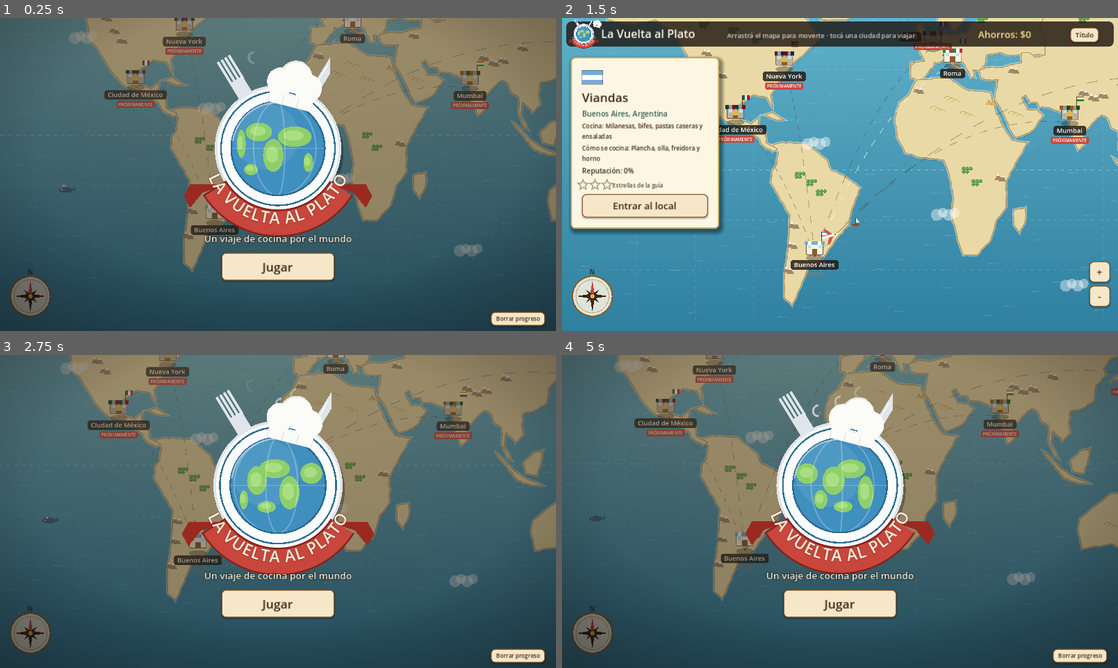
Above: before the commit, frames 1-4 (two rows, left to right).
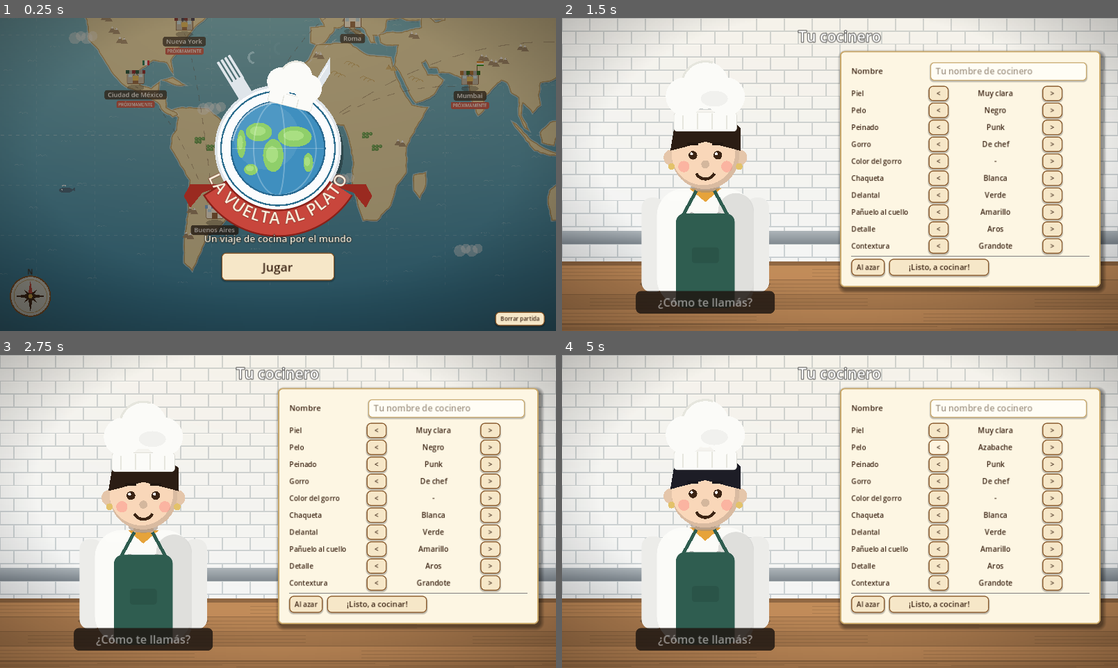
Above: after the commit, the same moments.

Repository: FrancoGaytan/la-vuelta-al-plato
Game: Godot game, scene res://main.tscn
The game is run twice, just before and just after one commit, with the same random seed, the same clock (stepped at 60 frames per second) and the same inputs. Sound files missing from this copy of the repository are replaced by a short silence.
Inputs (mouse positions are in pixels of both pictures, inside the frame that each line leads up to):
- Up to frame 1 (0.25 s): no input
- Up to frame 2 (1.5 s): click "Borrar progreso" (after the commit: "Borrar partida") at 0.5 s; click "Jugar" at 1.25 s
- Up to frame 3 (2.75 s): click (522, 370) at 2 s, where only the run before the commit has a clickable "Título"
- Up to frame 4 (5 s): click (940, 430) at 2.75 s, where only the run after the commit has a clickable "<"; click (1051, 430) at 3.5 s, where only the run after the commit has a clickable ">"; click (940, 448) at 4.25 s, where only the run after the commit has a clickable "<"

The runs differ from the first frame. In frame 1, 0.1% of the frame differs, in the area x 88-99%, y 93-99%; in frame 2, 92%; in frame 3, 95%; in frame 4, 95%, in the area x 0-100%, y 0-100%.

Commit message:
Perfiles y cocinero personalizable
Cada perfil tiene su nombre, su cocinero y su propia partida, guardados en el
dispositivo (hasta 4). Editor del cocinero: piel, pelo, peinado, gorro (de
chef, pañuelo o gorra) y su color, chaqueta, delantal, pañuelo al cuello,
detalle y contextura, con vista previa. Pantalla "¿Quién cocina hoy?" para
elegir, editar, crear o borrar (con confirmación). El cocinero aparece en el
título, al entrar al local y en el resumen del día (contento o preocupado
según la nota). La partida de antes pasa al primer perfil sin perder nada.

Co-Authored-By: Claude Opus 5.5 <noreply@anthropic.com>

Diff:
--- a/art.gd
+++ b/art.gd
@@ -1971,12 +1971,16 @@
 		# Volumen del torso: lado derecho en sombra y brillo en los hombros
 		rrect(ci, Rect2(pos.x + 10 * w * s, top + 4 * s, 28 * w * s, pos.y - top + 16 * s), Color(shirt.darkened(0.16), 0.7), 20 * s)
 		rrect(ci, Rect2(pos.x - 30 * w * s, top + 3 * s, 30 * w * s, 8 * s), Color(1, 1, 1, 0.12), 6 * s)
-		if style == 7:
+		if style == 7 or look.get("jacket", false):
+			# Chaqueta de cocinero cruzada, con dos filas de botones y pañuelo al cuello
+			var btn: Color = shirt.darkened(0.25) if shirt.v > 0.6 else shirt.lightened(0.35)
 			for k in 3:
 				for side in [-1, 1]:
-					ci.draw_circle(Vector2(pos.x + side * 12 * s, top + (24 + k * 18) * s), 3 * s, Color("c9c9c0"))
-			ci.draw_colored_polygon(PackedVector2Array([Vector2(pos.x - 14 * s, top), Vector2(pos.x + 14 * s, top),
-				Vector2(pos.x, top + 12 * s)]), Color("d9534a"))
+					ci.draw_circle(Vector2(pos.x + side * 12 * s, top + (24 + k * 18) * s), 3 * s, btn)
+			var scarf = look.get("scarf", Color("d9534a"))
+			if scarf != null:
+				ci.draw_colored_polygon(PackedVector2Array([Vector2(pos.x - 14 * s, top), Vector2(pos.x + 14 * s, top),
+					Vector2(pos.x, top + 12 * s)]), scarf)
 		else:
 			ci.draw_colored_polygon(PackedVector2Array([Vector2(pos.x - 11 * s, top), Vector2(pos.x + 11 * s, top),
 				Vector2(pos.x, top + 16 * s)]), skin.darkened(0.08))
@@ -1984,11 +1988,13 @@
 		ellipse(ci, hc + Vector2(0, 28) * s, Vector2(13, 5) * s, Color(skin.darkened(0.35), 0.6))   # sombra del mentón
 		if look.get("apron", false):
 			# Delantal con tiras al cuello y bolsillo
-			rrect(ci, Rect2(pos.x - 26 * s, top + 22 * s, 52 * s, pos.y - top), Color("f4efe2"), 8 * s)
-			ci.draw_line(Vector2(pos.x - 20 * s, top + 24 * s), Vector2(pos.x - 8 * s, top + 2 * s), Color("f4efe2"), 3 * s)
-			ci.draw_line(Vector2(pos.x + 20 * s, top + 24 * s), Vector2(pos.x + 8 * s, top + 2 * s), Color("f4efe2"), 3 * s)
-			rrect(ci, Rect2(pos.x - 12 * s, top + 52 * s, 24 * s, 14 * s), Color("e3dccb"), 3 * s)
-			rrect(ci, Rect2(pos.x + 14 * s, top + 8 * s, 18 * s, 7 * s), Color("d9a520"), 2 * s)   # identificación
+			var ap: Color = look.get("apron_color", Color("f4efe2"))
+			rrect(ci, Rect2(pos.x - 26 * s, top + 22 * s, 52 * s, pos.y - top), ap, 8 * s)
+			ci.draw_line(Vector2(pos.x - 20 * s, top + 24 * s), Vector2(pos.x - 8 * s, top + 2 * s), ap, 3 * s)
+			ci.draw_line(Vector2(pos.x + 20 * s, top + 24 * s), Vector2(pos.x + 8 * s, top + 2 * s), ap, 3 * s)
+			rrect(ci, Rect2(pos.x - 12 * s, top + 52 * s, 24 * s, 14 * s), ap.darkened(0.1), 3 * s)
+			if not look.get("jacket", false):
+				rrect(ci, Rect2(pos.x + 14 * s, top + 8 * s, 18 * s, 7 * s), Color("d9a520"), 2 * s)   # identificación
 		if look.get("notepad", false):
 			_draw_notepad(ci, pos, top, s, time, look.get("writing", false))
 
@@ -2143,3 +2149,44 @@
 			ci.draw_circle(hc + Vector2(17, -50) * s, 17 * s, hat)
 			ci.draw_circle(hc + Vector2(0, -60) * s, 20 * s, hat)
 			ci.draw_arc(hc + Vector2(0, -60) * s, 20 * s, PI * 1.1, PI * 1.6, 10, Color("e6e6de"), 2.0 * s)
+	_draw_headwear(ci, look, hc, s)
+
+
+## Gorro del cocinero del jugador (va encima del peinado): de chef, pañuelo atado o gorra
+static func _draw_headwear(ci: CanvasItem, look: Dictionary, hc: Vector2, s: float) -> void:
+	var col: Color = look.get("cap", Color.WHITE)
+	match String(look.get("hat", "")):
+		"toque":
+			var hat := Color("fbfbf8")
+			rrect(ci, Rect2(hc + Vector2(-28, -38) * s, Vector2(56, 17) * s), hat, 3 * s, Color("d8d8d0"), 1)
+			for k in 4:
+				ci.draw_line(hc + Vector2(-20 + k * 13, -37) * s, hc + Vector2(-20 + k * 13, -23) * s, Color("e6e6de"), 1.5 * s)
+			ci.draw_circle(hc + Vector2(-18, -52) * s, 17 * s, hat)
+			ci.draw_circle(hc + Vector2(18, -52) * s, 17 * s, hat)
+			ci.draw_circle(hc + Vector2(0, -62) * s, 21 * s, hat)
+			ci.draw_arc(hc + Vector2(0, -62) * s, 21 * s, PI * 1.1, PI * 1.6, 10, Color("e6e6de"), 2.0 * s)
+			ellipse(ci, hc + Vector2(8, -50) * s, Vector2(12, 7) * s, Color(0, 0, 0, 0.04))
+		"bandana":
+			# Pañuelo atado: cubre la parte de arriba de la cabeza, con el nudo y las puntas al costado
+			var pts := PackedVector2Array()
+			for k in 15:
+				var a := PI + PI * k / 14.0
+				pts.append(hc + Vector2(cos(a) * 33.5, sin(a) * 31.0 - 3.0) * s)
+			pts.append(hc + Vector2(30, -8) * s)
+			pts.append(hc + Vector2(-30, -8) * s)
+			ci.draw_colored_polygon(pts, col)
+			rrect(ci, Rect2(hc + Vector2(-33, -13) * s, Vector2(66, 7) * s), col.darkened(0.15), 3 * s)
+			for d in [Vector2(-14, -22), Vector2(0, -27), Vector2(14, -22), Vector2(-6, -16), Vector2(8, -16)]:
+				ci.draw_circle(hc + d * s, 2.2 * s, Color(1, 1, 1, 0.55))
+			ci.draw_circle(hc + Vector2(33, -8) * s, 5 * s, col.darkened(0.2))
+			ci.draw_colored_polygon(PackedVector2Array([hc + Vector2(34, -8) * s, hc + Vector2(48, 2) * s, hc + Vector2(40, 8) * s]), col.darkened(0.1))
+			ci.draw_colored_polygon(PackedVector2Array([hc + Vector2(34, -6) * s, hc + Vector2(44, 12) * s, hc + Vector2(35, 13) * s]), col)
+		"gorra":
+			var pts := PackedVector2Array()
+			for k in 15:
+				var a := PI + PI * k / 14.0
+				pts.append(hc + Vector2(cos(a), sin(a) * 0.9) * 33 * s + Vector2(0, -4) * s)
+			ci.draw_colored_polygon(pts, col)
+			rrect(ci, Rect2(hc + Vector2(-6, -9) * s, Vector2(46, 8) * s), col.darkened(0.2), 4 * s)
+			ci.draw_circle(hc + Vector2(0, -33) * s, 3.5 * s, col.darkened(0.25))
+			ellipse(ci, hc + Vector2(-8, -24) * s, Vector2(10, 4) * s, Color(1, 1, 1, 0.2))
--- a/main.gd
+++ b/main.gd
@@ -179,6 +179,8 @@
 func _ready() -> void:
 	rng.randomize()
 	theme = _make_theme()
+	if save_path == SAVE_PATH:
+		_load_profiles()      # las pruebas automáticas usan su propio archivo y no tocan los perfiles
 	_load_progress()
 	_build_ui()
 	_setup_music()
@@ -1038,11 +1040,11 @@
 	var light := func(ci, _t): Art.draw_lighting(ci, Rect2(0, 0, 1280, 720))
 	_painter(Rect2(0, 0, 1280, 720), light, false, bg)
 	var chef := CustomerView.new()
-	chef.look = Art.chef_look()
+	chef.look = _player_look()
 	chef.scale_factor = 2.3
 	chef.position = Vector2(60, 40)
 	chef.size = Vector2(380, 450)
-	chef.bubble = "¡Bienvenido a la cocina!"
+	chef.bubble = "¡A cocinar, %s!" % _player_name() if _player_name() != "" else "¡Bienvenido a la cocina!"
 	bg.add_child(chef)
 
 	var card := _paper_card(Vector2(560, 0))
@@ -1115,12 +1117,30 @@
 	sub.size = Vector2(1280, 30)
 	sub.horizontal_alignment = HORIZONTAL_ALIGNMENT_CENTER
 	bg.add_child(sub)
-	var play := _button("Jugar", _show_map, 28)
+	var play := _button("Jugar", _on_play, 28)
 	play.custom_minimum_size = Vector2(260, 64)
 	play.position = Vector2(510, 540)
 	bg.add_child(play)
-	var reset := _button("Borrar progreso", _reset_progress, 13)
-	reset.position = Vector2(1130, 676)
+	# Quién está jugando: su cocinero y el botón para cambiar de perfil
+	if not profile.is_empty() and not profile.get("nuevo", false):
+		var look := _player_look()
+		var nm := _player_name()
+		var who := func(ci, t):
+			Art.rrect(ci, Rect2(470, 622, 340, 60), Color(0.12, 0.09, 0.07, 0.8), 14)
+			Art.draw_character(ci, look, Vector2(512, 672), 0.62, 0, t, true)
+			Art.text(ci, Vector2(552, 647), "Cocinero", 13, Color(1, 1, 1, 0.6))
+			Art.text(ci, Vector2(552, 670), nm, 20, Color.WHITE)
+		_painter(Rect2(0, 0, 1280, 720), who, true, bg)
+		var change := _button("Cambiar", _show_profiles, 14)
+		change.position = Vector2(712, 636)
+		bg.add_child(change)
+	elif profiles.size() > 1:
+		var change := _button("Elegir cocinero", _show_profiles, 14)
+		change.position = Vector2(570, 636)
+		bg.add_child(change)
+	var reset := _button("Borrar partida", _reset_progress, 13)
+	reset.position = Vector2(1140, 676)
+	reset.tooltip_text = "Borra la partida del cocinero que está jugando"
 	bg.add_child(reset)
 
 
@@ -1454,9 +1474,15 @@
 	box.add_child(_label("¡Cerró el local!", 40, COL_INK))
 	box.add_child(_label(level["name"], 20, COL_INK))
 	var n_stars := _stars(avg)
+	# Tu cocinero, contento o preocupado según cómo salió el día, y las estrellas al lado
+	var look := _player_look()
+	var mood := 0 if avg >= 75.0 else (1 if avg >= Data.PASS_SCORE else 2)
 	var stars_pic := Painter.new()
-	stars_pic.custom_minimum_size = Vector2(200, 52)
-	stars_pic.fn = func(ci, _t): Art.stars(ci, Vector2(60, 26), 20, n_stars)
+	stars_pic.custom_minimum_size = Vector2(320, 104)
+	stars_pic.animate = true
+	stars_pic.fn = func(ci, t):
+		Art.draw_character(ci, look, Vector2(70, 102), 0.95, mood, t, true)
+		Art.stars(ci, Vector2(190, 56), 20, n_stars)
 	box.add_child(stars_pic)
 	box.add_child(_label("Platos servidos: %d" % served + ("   ·   Se fueron sin comer: %d" % lost if lost > 0 else ""), 20, COL_INK))
 	box.add_child(_label("Calificación promedio: %d%%" % int(avg), 20, COL_INK))
@@ -3667,3 +3693,433 @@
 	o["wine_fill"] = fill
 	o["plate_drink"] = "Vino tinto"
 	wine_slosh = minf(1.0, wine_slosh + delta * 2.5 * flow)
+
+
+# =====================================================================
+# Perfiles: cada uno con su nombre, su cocinero y su propia partida
+# =====================================================================
+
+var profiles_path := "user://perfiles.cfg"   # las pruebas usan otro archivo
+var profile_prefix := "user://progreso_"     # archivo de partida de cada perfil nuevo (las pruebas usan otro)
+const MAX_PROFILES := 4
+## Opciones del cocinero: [clave, título, [[nombre, valor], ...]]
+const COOK_OPTIONS := [
+	["piel", "Piel", [["Muy clara", 0], ["Clara", 1], ["Trigueña", 2], ["Morena", 3], ["Oscura", 4], ["Muy oscura", 5]]],
+	["pelo", "Pelo", [["Negro", 0], ["Castaño oscuro", 1], ["Castaño", 2], ["Rubio oscuro", 3], ["Rubio", 4],
+		["Canoso", 5], ["Colorado", 6], ["Azabache", 7]]],
+	["peinado", "Peinado", [["Corto", 0], ["Largo", 1], ["Rulos", 2], ["Rodete", 3], ["Pelado", 4], ["Punk", 6]]],
+	["gorro", "Gorro", [["De chef", "toque"], ["Pañuelo", "bandana"], ["Gorra", "gorra"], ["Sin gorro", ""]]],
+	["gorro_color", "Color del gorro", [["Blanco", Color("f4f1ea")], ["Rojo", Color("c8463c")], ["Azul", Color("3d6fb0")],
+		["Verde", Color("3f8f5a")], ["Negro", Color("2b2b30")], ["Amarillo", Color("e6b83a")]]],
+	["chaqueta", "Chaqueta", [["Blanca", Color("fbfbf8")], ["Negra", Color("2b2b30")], ["Gris", Color("6b737b")],
+		["Azul", Color("2f4f7a")], ["Bordó", Color("7a1f2b")]]],
+	["delantal", "Delantal", [["Crema", Color("f4efe2")], ["Bordó", Color("7a1426")], ["Verde", Color("2f5d50")],
+		["Azul", Color("2f4f7a")], ["Negro", Color("2b2b30")], ["Sin delantal", null]]],
+	["panuelo", "Pañuelo al cuello", [["Rojo", Color("d9534a")], ["Azul", Color("3d7ab8")], ["Verde", Color("4caf6a")],
+		["Amarillo", Color("e6a33a")], ["Negro", Color("2b2b30")], ["Sin pañuelo", null]]],
+	["detalle", "Detalle", [["Nada", 0], ["Anteojos", 1], ["Bigote", 2], ["Aros", 3], ["Pecas", 4]]],
+	["cuerpo", "Contextura", [["Flaco", 0.9], ["Normal", 1.0], ["Grandote", 1.13]]],
+]
+
+var profiles: Array = []          # [{id, name, cook: {clave: índice}, file, nuevo?}]
+var profile := {}                 # el perfil que está jugando
+var edit_cook := {}               # el cocinero que se está armando en el editor
+var edit_new := false
+var edit_name_field: LineEdit = null
+var edit_value_labels := {}
+var delete_armed := ""            # id del perfil que se está por borrar (segundo toque)
+
+
+func _default_cook() -> Dictionary:
+	return {"piel": 1, "pelo": 1, "peinado": 0, "gorro": 0, "gorro_color": 0, "chaqueta": 0, "delantal": 1,
+		"panuelo": 0, "detalle": 0, "cuerpo": 1}
+
+
+func _random_cook() -> Dictionary:
+	var c := {}
+	for opt in COOK_OPTIONS:
+		c[opt[0]] = rng.randi() % opt[2].size()
+	return c
+
+
+func _cook_value(cook: Dictionary, key: String) -> Variant:
+	for opt in COOK_OPTIONS:
+		if opt[0] == key:
+			var idx: int = clampi(cook.get(key, 0), 0, opt[2].size() - 1)
+			return opt[2][idx][1]
+	return null
+
+
+## Arma el "look" para dibujar al cocinero a partir de lo elegido
+func _cook_look(cook: Dictionary) -> Dictionary:
+	var hat: String = _cook_value(cook, "gorro")
+	var apron = _cook_value(cook, "delantal")
+	var look := {
+		"skin": Art.SKINS[_cook_value(cook, "piel")],
+		"hair": Art.HAIRS[_cook_value(cook, "pelo")],
+		"style": _cook_value(cook, "peinado"),
+		"shirt": _cook_value(cook, "chaqueta"),
+		"cap": _cook_value(cook, "gorro_color"),
+		"hat": hat,
+		"acc": _cook_value(cook, "detalle"),
+		"w": _cook_value(cook, "cuerpo"),
+		"seed": 7,
+		"jacket": true,
+		"scarf": _cook_value(cook, "panuelo"),
+		"apron": apron != null,
+	}
+	if apron != null:
+		look["apron_color"] = apron
+	return look
+
+
+## El cocinero del perfil que está jugando (o el chef de siempre si no hay perfil)
+func _player_look() -> Dictionary:
+	if profile.is_empty():
+		return Art.chef_look()
+	return _cook_look(profile.get("cook", _default_cook()))
+
+
+func _player_name() -> String:
+	return profile.get("name", "") if not profile.is_empty() else ""
+
+
+func _load_profiles() -> void:
+	var cfg := ConfigFile.new()
+	if cfg.load(profiles_path) == OK:
+		profiles = cfg.get_value("perfiles", "lista", [])
+		var cur: String = cfg.get_value("perfiles", "actual", "")
+		for p in profiles:
+			if p["id"] == cur:
+				profile = p
+		if profile.is_empty() and not profiles.is_empty():
+			profile = profiles[0]
+	elif FileAccess.file_exists(SAVE_PATH) or FileAccess.file_exists(OS.get_data_dir().path_join("Godot/app_userdata/Viandas/progreso.cfg")):
+		# Ya había una partida de antes de los perfiles: pasa a ser el primer perfil (falta ponerle nombre y cocinero)
+		profile = {"id": "p1", "name": "", "cook": _default_cook(), "file": SAVE_PATH, "nuevo": true}
+		profiles = [profile]
+		_save_profiles()
+	if not profile.is_empty():
+		save_path = profile["file"]
+
+
+func _save_profiles() -> void:
+	if save_path != SAVE_PATH and profile.is_empty() and profiles_path == "user://perfiles.cfg":
+		return      # pruebas automáticas: no tocar los perfiles de verdad
+	var cfg := ConfigFile.new()
+	cfg.set_value("perfiles", "lista", profiles)
+	cfg.set_value("perfiles", "actual", profile.get("id", ""))
+	cfg.save(profiles_path)
+
+
+## Vuelve todo al estado de una partida nueva (sin guardar)
+func _reset_state() -> void:
+	savings = 0
+	owned = []
+	country_progress = {}
+	owned_countries = ["argentina"]
+	current_country = "argentina"
+	_use_country(current_country)
+
+
+func _switch_profile(p: Dictionary) -> void:
+	if not profile.is_empty() and profile["id"] == p["id"]:
+		return
+	if not profile.is_empty():
+		_save_progress()
+	profile = p
+	save_path = p["file"]
+	_reset_state()
+	_load_progress()
+	_save_profiles()
+	_update_music_button()
+	if music != null:
+		if music_on and not music.playing:
+			music.play()
+		elif not music_on:
+			music.stop()
+
+
+## Lo que dice la tarjeta de un perfil: ahorros y locales (se lee su archivo de partida)
+func _profile_summary(p: Dictionary) -> String:
+	var cfg := ConfigFile.new()
+	if cfg.load(p["file"]) != OK:
+		return "Partida nueva"
+	var sv: int = cfg.get_value("progreso", "ahorros", 0)
+	var locs: Array = cfg.get_value("paises", "locales", ["argentina"])
+	var days := 0
+	var prog: Dictionary = cfg.get_value("paises", "progreso", {})
+	for c in prog:
+		days += prog[c].get("mejores", {}).size()
+	return "Ahorros $%d\n%d %s · %d %s jugados" % [sv, locs.size(), "local" if locs.size() == 1 else "locales",
+		days, "día" if days == 1 else "días"]
+
+
+## "Jugar" del título: si todavía no hay cocinero, primero se arma
+func _on_play() -> void:
+	if profile.is_empty():
+		_show_cook_editor(true)
+	elif profile.get("nuevo", false):
+		_show_cook_editor(false)
+	else:
+		_show_map()
+
+
+## Fondo de las pantallas de perfil: la cocina con luz cálida
+func _profile_bg(title: String) -> Control:
+	_stop_everything()
+	var bg := Control.new()
+	bg.set_anchors_and_offsets_preset(Control.PRESET_FULL_RECT)
+	add_child(bg)
+	overlay = bg
+	var draw_bg := func(ci, _t):
+		Art.draw_kitchen_wall(ci, Rect2(0, 0, 1280, 520))
+		Art.draw_wood_counter(ci, Rect2(0, 520, 1280, 200))
+		Art.draw_lighting(ci, Rect2(0, 0, 1280, 720))
+	var p := _painter(Rect2(0, 0, 1280, 720), draw_bg, false, bg)
+	p.mouse_filter = Control.MOUSE_FILTER_STOP
+	var t := _label(title, 34, Color.WHITE, 6)
+	t.position = Vector2(0, 18)
+	t.size = Vector2(1280, 50)
+	t.horizontal_alignment = HORIZONTAL_ALIGNMENT_CENTER
+	bg.add_child(t)
+	return bg
+
+
+# --- Editor del cocinero ---
+
+func _show_cook_editor(is_new: bool) -> void:
+	edit_new = is_new
+	edit_cook = _random_cook() if is_new else profile.get("cook", _default_cook()).duplicate()
+	if is_new:
+		edit_cook["gorro"] = 0       # de entrada, con gorro de chef
+	delete_armed = ""
+	var bg := _profile_bg("Nuevo cocinero" if is_new and not profiles.is_empty() else "Tu cocinero")
+	# Izquierda: el cocinero grande, con el nombre abajo
+	var preview := func(ci, t):
+		var look := _cook_look(edit_cook)
+		Art.ellipse(ci, Vector2(330, 612), Vector2(150, 18), Color(0, 0, 0, 0.25))
+		Art.draw_character(ci, look, Vector2(330, 610), 2.6, 0, t, false, sin(t * 2.0) * 1.5)
+		var nm := ""
+		if edit_name_field != null and is_instance_valid(edit_name_field):
+			nm = edit_name_field.text.strip_edges()
+		Art.rrect(ci, Rect2(170, 628, 320, 52), Color(0.12, 0.09, 0.07, 0.85), 12)
+		Art.text(ci, Vector2(170, 664), nm if nm != "" else "¿Cómo te llamás?", 26,
+			Color.WHITE if nm != "" else Color(1, 1, 1, 0.5), HORIZONTAL_ALIGNMENT_CENTER, 320)
+	_painter(Rect2(0, 0, 1280, 720), preview, true, bg)
+	# Derecha: el nombre y las opciones
+	var card := _paper_card(Vector2(600, 0))
+	card.position = Vector2(640, 76)
+	bg.add_child(card)
+	var col := VBoxContainer.new()
+	col.add_theme_constant_override("separation", 4)
+	card.add_child(col)
+	var name_row := HBoxContainer.new()
+	name_row.add_theme_constant_override("separation", 12)
+	col.add_child(name_row)
+	var nl := _label("Nombre", 18, COL_INK)
+	nl.custom_minimum_size = Vector2(170, 0)
+	name_row.add_child(nl)
+	edit_name_field = LineEdit.new()
+	edit_name_field.text = "" if is_new else String(profile.get("name", ""))
+	edit_name_field.placeholder_text = "Tu nombre de cocinero"
+	edit_name_field.max_length = 16
+	edit_name_field.custom_minimum_size = Vector2(360, 42)
+	edit_name_field.add_theme_font_size_override("font_size", 20)
+	var le_sb := _sb(Color("fffdf5"), Color("c9a86a"), 8, 2)
+	edit_name_field.add_theme_stylebox_override("normal", le_sb)
+	edit_name_field.add_theme_stylebox_override("focus", _sb(Color("ffffff"), Color("d9a520"), 8, 3))
+	edit_name_field.add_theme_color_override("font_color", COL_INK)
+	edit_name_field.add_theme_color_override("caret_color", COL_INK)
+	edit_name_field.add_theme_color_override("font_placeholder_color", Color(0.4, 0.33, 0.25, 0.6))
+	name_row.add_child(edit_name_field)
+	col.add_child(HSeparator.new())
+	edit_value_labels = {}
+	for opt in COOK_OPTIONS:
+		var key: String = opt[0]
+		var row := HBoxContainer.new()
+		row.add_theme_constant_override("separation", 8)
+		col.add_child(row)
+		var l := _label(opt[1], 16, COL_INK)
+		l.custom_minimum_size = Vector2(170, 0)
+		row.add_child(l)
+		var prev := _button("<", _cook_step.bind(key, -1), 16)
+		prev.custom_minimum_size = Vector2(46, 34)
+		row.add_child(prev)
+		var v := _label("", 17, COL_INK)
+		v.custom_minimum_size = Vector2(200, 0)
+		v.horizontal_alignment = HORIZONTAL_ALIGNMENT_CENTER
+		row.add_child(v)
+		edit_value_labels[key] = v
+		var nxt := _button(">", _cook_step.bind(key, 1), 16)
+		nxt.custom_minimum_size = Vector2(46, 34)
+		row.add_child(nxt)
+	_refresh_cook_labels()
+	col.add_child(HSeparator.new())
+	var btns := HBoxContainer.new()
+	btns.add_theme_constant_override("separation", 10)
+	col.add_child(btns)
+	btns.add_child(_button("Al azar", _cook_randomize, 16))
+	var first_time: bool = (is_new and profiles.is_empty()) or (not is_new and profile.get("nuevo", false))
+	if not first_time:
+		btns.add_child(_button("Cancelar", _show_profiles, 16))
+	var ok := _button("¡Listo, a cocinar!", _save_cook, 18)
+	ok.custom_minimum_size = Vector2(230, 0)
+	btns.add_child(ok)
+	if not is_new and profile.get("nuevo", false):
+		var note := _label("Tu partida de antes sigue intacta: ponele nombre y armá tu cocinero.", 14, Color.WHITE, 4)
+		note.position = Vector2(660, 684)
+		bg.add_child(note)
+
+
+func _cook_step(key: String, d: int) -> void:
+	for opt in COOK_OPTIONS:
+		if opt[0] == key:
+			var n: int = opt[2].size()
+			edit_cook[key] = (int(edit_cook.get(key, 0)) + d + n) % n
+	_refresh_cook_labels()
+
+
+func _cook_randomize() -> void:
+	edit_cook = _random_cook()
+	_refresh_cook_labels()
+
+
+func _refresh_cook_labels() -> void:
+	for opt in COOK_OPTIONS:
+		var key: String = opt[0]
+		if edit_value_labels.has(key) and is_instance_valid(edit_value_labels[key]):
+			var idx: int = clampi(edit_cook.get(key, 0), 0, opt[2].size() - 1)
+			var txt: String = opt[2][idx][0]
+			# El color del gorro no se usa con el gorro de chef (siempre es blanco) ni sin gorro
+			if key == "gorro_color" and String(_cook_value(edit_cook, "gorro")) in ["toque", ""]:
+				txt = "-"
+			edit_value_labels[key].text = txt
+
+
+func _save_cook() -> void:
+	var nm := ""
+	if edit_name_field != null and is_instance_valid(edit_name_field):
+		nm = edit_name_field.text.strip_edges()
+	if nm == "":
+		_toast_name_needed()
+		return
+	if edit_new:
+		if not profile.is_empty():
+			_save_progress()
+		var n := 1
+		var ids: Array = profiles.map(func(pr): return pr["id"])
+		while ("p%d" % n) in ids:
+			n += 1
+		var id := "p%d" % n
+		var p := {"id": id, "name": nm, "cook": edit_cook.duplicate(), "file": profile_prefix + id + ".cfg"}
+		profiles.append(p)
+		profile = p
+		save_path = p["file"]
+		_reset_state()
+		_save_progress()
+	else:
+		profile["name"] = nm
+		profile["cook"] = edit_cook.duplicate()
+		profile.erase("nuevo")
+	_save_profiles()
+	_show_map()
+
+
+func _toast_name_needed() -> void:
+	if edit_name_field != null and is_instance_valid(edit_name_field):
+		edit_name_field.placeholder_text = "¡Poné tu nombre!"
+		edit_name_field.grab_focus()
+
+
+# --- Elegir perfil ---
+
+func _show_profiles() -> void:
+	var bg := _profile_bg("¿Quién cocina hoy?")
+	var n := profiles.size()
+	var cw := 260.0
+	var cards := n + (1 if n < MAX_PROFILES else 0)
+	var total := cw * cards + 24.0 * maxi(cards - 1, 0)
+	var x := 640.0 - total / 2.0
+	for p in profiles:
+		var pp: Dictionary = p
+		var cur: bool = pp["id"] == profile.get("id", "")
+		var look := _cook_look(pp.get("cook", _default_cook()))
+		var nm: String = pp["name"] if pp["name"] != "" else "Sin nombre"
+		var summary := _profile_summary(pp)
+		var cx := x
+		var draw_card := func(ci, t):
+			Art.rrect(ci, Rect2(cx + 4, 108, cw, 470), Color(0, 0, 0, 0.3), 14)
+			Art.rrect(ci, Rect2(cx, 104, cw, 470), COL_PAPER, 14, Color("e0b44a") if cur else Color("c9a86a"), 4 if cur else 2)
+			Art.draw_character(ci, look, Vector2(cx + cw / 2.0, 352), 1.22, 0, t)
+			Art.rrect(ci, Rect2(cx, 380, cw, 120), COL_PAPER, 10)
+			Art.text(ci, Vector2(cx, 418), nm, 26, COL_INK, HORIZONTAL_ALIGNMENT_CENTER, cw)
+			var lines := summary.split("\n")
+			for k in lines.size():
+				Art.text(ci, Vector2(cx, 450 + k * 22), lines[k], 15, Color(0.35, 0.28, 0.2), HORIZONTAL_ALIGNMENT_CENTER, cw)
+			if cur:
+				Art.rrect(ci, Rect2(cx + cw / 2.0 - 70, 92, 140, 24), Color("e0b44a"), 12)
+				Art.text(ci, Vector2(cx, 109), "ÚLTIMO EN JUGAR", 12, Color("4a3410"), HORIZONTAL_ALIGNMENT_CENTER, cw)
+		_painter(Rect2(0, 0, 1280, 720), draw_card, true, bg)
+		var play := _button("Jugar", _pick_profile.bind(pp, "jugar"), 18)
+		play.position = Vector2(cx + 20, 506)
+		play.custom_minimum_size = Vector2(cw - 40, 0)
+		bg.add_child(play)
+		var edit := _button("Editar", _pick_profile.bind(pp, "editar"), 14)
+		edit.position = Vector2(cx, 590)
+		bg.add_child(edit)
+		var armed: bool = delete_armed == pp["id"]
+		var del := _button("¿Seguro? Tocá otra vez" if armed else "Borrar", _delete_profile.bind(pp), 14)
+		del.position = Vector2(cx + cw - (180.0 if armed else 76.0), 590)
+		if armed:
+			del.add_theme_color_override("font_color", Color("c0281a"))
+		bg.add_child(del)
+		x += cw + 24.0
+	if n < MAX_PROFILES:
+		var nx := x
+		var draw_new := func(ci, _t):
+			Art.rrect(ci, Rect2(nx, 104, cw, 470), Color(1, 1, 1, 0.12), 14, Color(1, 1, 1, 0.6), 3)
+			Art.text(ci, Vector2(nx, 330), "+", 90, Color(1, 1, 1, 0.85), HORIZONTAL_ALIGNMENT_CENTER, cw)
+			Art.text(ci, Vector2(nx, 400), "Nuevo cocinero", 22, Color.WHITE, HORIZONTAL_ALIGNMENT_CENTER, cw, 4)
+		_painter(Rect2(0, 0, 1280, 720), draw_new, false, bg)
+		var add := _button("Crear", _show_cook_editor.bind(true), 18)
+		add.position = Vector2(nx + 20, 506)
+		add.custom_minimum_size = Vector2(cw - 40, 0)
+		bg.add_child(add)
+	var back := _button("Volver", _show_title, 16)
+	back.position = Vector2(20, 660)
+	bg.add_child(back)
+	var note := _label("Cada cocinero tiene su propia partida, guardada en este dispositivo.", 15, Color.WHITE, 4)
+	note.position = Vector2(0, 664)
+	note.size = Vector2(1280, 30)
+	note.horizontal_alignment = HORIZONTAL_ALIGNMENT_CENTER
+	bg.add_child(note)
+
+
+func _pick_profile(p: Dictionary, action: String) -> void:
+	_switch_profile(p)
+	delete_armed = ""
+	if action == "editar" or p.get("nuevo", false) or String(p.get("name", "")) == "":
+		_show_cook_editor(false)
+	else:
+		_show_map()
+
+
+func _delete_profile(p: Dictionary) -> void:
+	if delete_armed != p["id"]:
+		delete_armed = p["id"]       # primer toque: pide confirmación
+		_show_profiles()
+		return
+	delete_armed = ""
+	profiles.erase(p)
+	if FileAccess.file_exists(p["file"]):
+		DirAccess.remove_absolute(ProjectSettings.globalize_path(p["file"]))
+	if profile.get("id", "") == p["id"]:
+		profile = {}
+		_reset_state()
+		if not profiles.is_empty():
+			_switch_profile(profiles[0])
+		else:
+			save_path = SAVE_PATH
+	_save_profiles()
+	_show_profiles()
